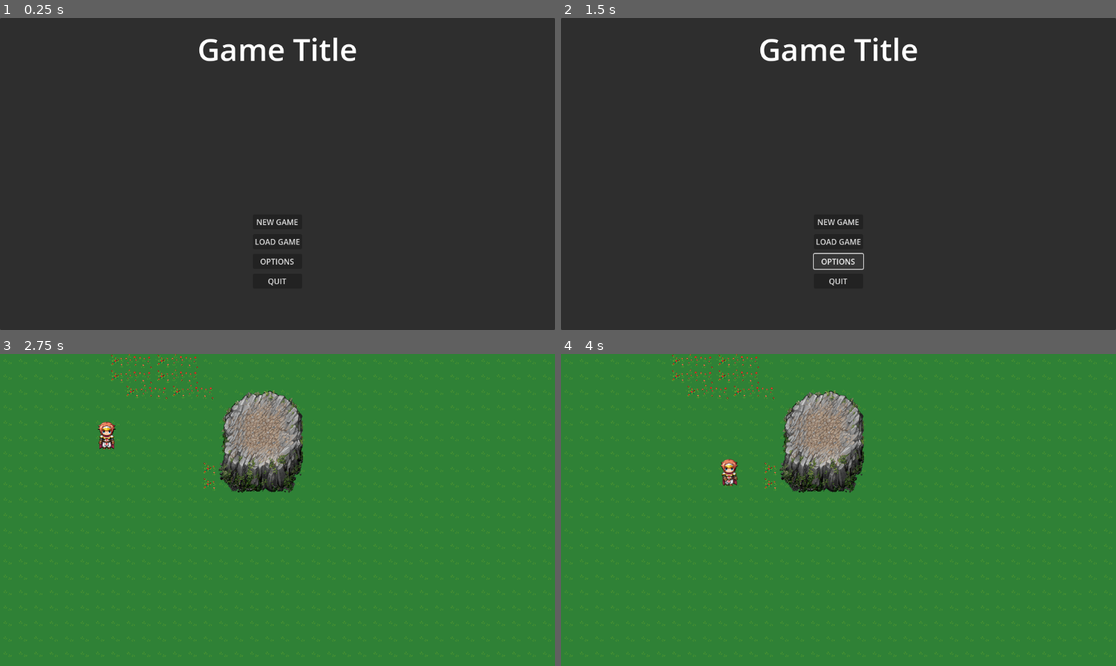
Above: before the commit, frames 1-4 (two rows, left to right).
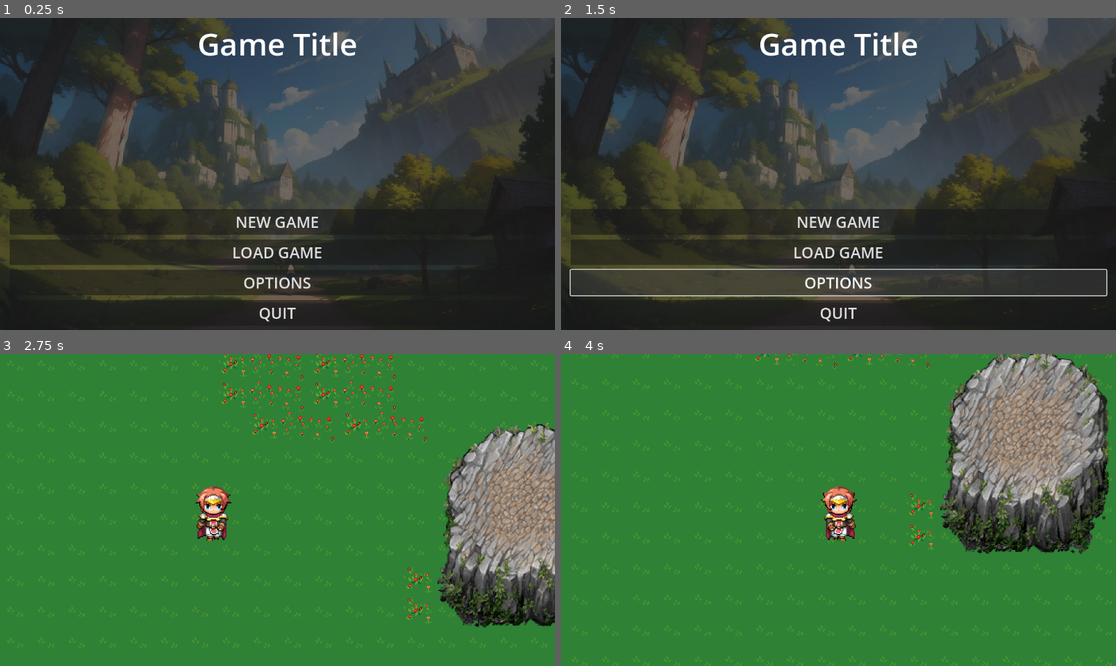
Above: after the commit, the same moments.

Repository: emre-buruk007/Godot-RPG
Game: Godot game, scene res://Scenes/GameScreens/main_menu.tscn
Two runs of this game, one before a commit and one after it. Both use one fixed random seed, a clock stepped at 60 frames per second and the inputs below.
Inputs:
- Up to frame 1 (0.25 s): no input
- Up to frame 2 (1.5 s): click "LOAD GAME" at 0.5 s; click "OPTIONS" at 1.25 s
- Up to frame 3 (2.75 s): click "NEW GAME" at 2 s
- Up to frame 4 (4 s): tap Enter at 2.75 s; hold Right (ui_right) 2.78-3.53 s; hold Down (ui_down) from 3.53 s (still down)

The runs differ from the first frame. In frame 1, 30% of the frame differs, in the area x 0-100%, y 0-100%; in frame 2, 32%; in frame 3, 20%; in frame 4, 24%.

Commit message:
Polished main menu a little, added some music

Diff:
--- a/Scenes/Characters/main_character.tscn
+++ b/Scenes/Characters/main_character.tscn
@@ -1,23 +1,7 @@
-[gd_scene load_steps=17 format=3 uid="uid://rr4utbe5gulh"]
+[gd_scene load_steps=13 format=3 uid="uid://rr4utbe5gulh"]
 
 [ext_resource type="Script" path="res://Scenes/Characters/Scripts/main_character.gd" id="1_6a6wu"]
 [ext_resource type="Texture2D" uid="uid://bdf1vgx0u8rsm" path="res://Assets/Characters/3_Actor1.png" id="1_ip201"]
-
-[sub_resource type="AtlasTexture" id="AtlasTexture_dp038"]
-atlas = ExtResource("1_ip201")
-region = Rect2(64, 0, 64, 64)
-
-[sub_resource type="AtlasTexture" id="AtlasTexture_rsgmf"]
-atlas = ExtResource("1_ip201")
-region = Rect2(64, 64, 64, 64)
-
-[sub_resource type="AtlasTexture" id="AtlasTexture_2j1mc"]
-atlas = ExtResource("1_ip201")
-region = Rect2(64, 128, 64, 64)
-
-[sub_resource type="AtlasTexture" id="AtlasTexture_in85x"]
-atlas = ExtResource("1_ip201")
-region = Rect2(64, 192, 64, 64)
 
 [sub_resource type="AtlasTexture" id="AtlasTexture_7ybdg"]
 atlas = ExtResource("1_ip201")
@@ -55,38 +39,6 @@
 animations = [{
 "frames": [{
 "duration": 1.0,
-"texture": SubResource("AtlasTexture_dp038")
-}],
-"loop": true,
-"name": &"IdleDown",
-"speed": 5.0
-}, {
-"frames": [{
-"duration": 1.0,
-"texture": SubResource("AtlasTexture_rsgmf")
-}],
-"loop": true,
-"name": &"IdleLeft",
-"speed": 5.0
-}, {
-"frames": [{
-"duration": 1.0,
-"texture": SubResource("AtlasTexture_2j1mc")
-}],
-"loop": true,
-"name": &"IdleRight",
-"speed": 5.0
-}, {
-"frames": [{
-"duration": 1.0,
-"texture": SubResource("AtlasTexture_in85x")
-}],
-"loop": true,
-"name": &"IdleUP",
-"speed": 5.0
-}, {
-"frames": [{
-"duration": 1.0,
 "texture": SubResource("AtlasTexture_7ybdg")
 }, {
 "duration": 1.0,
@@ -94,7 +46,7 @@
 }],
 "loop": true,
 "name": &"WalkingDown",
-"speed": 3.0
+"speed": 4.0
 }, {
 "frames": [{
 "duration": 1.0,
@@ -105,7 +57,7 @@
 }],
 "loop": true,
 "name": &"WalkingLeft",
-"speed": 3.0
+"speed": 4.0
 }, {
 "frames": [{
 "duration": 1.0,
@@ -116,7 +68,7 @@
 }],
 "loop": true,
 "name": &"WalkingRight",
-"speed": 3.0
+"speed": 4.0
 }, {
 "frames": [{
 "duration": 1.0,
@@ -127,7 +79,7 @@
 }],
 "loop": true,
 "name": &"WalkingUp",
-"speed": 3.0
+"speed": 4.0
 }]
 
 [sub_resource type="CapsuleShape2D" id="CapsuleShape2D_ufvj6"]
@@ -139,8 +91,15 @@
 
 [node name="AnimatedSprite2D" type="AnimatedSprite2D" parent="."]
 sprite_frames = SubResource("SpriteFrames_bpler")
-animation = &"IdleDown"
+animation = &"WalkingDown"
+frame_progress = 0.77015
 
 [node name="CollisionShape2D" type="CollisionShape2D" parent="."]
 position = Vector2(0, 4)
 shape = SubResource("CapsuleShape2D_ufvj6")
+
+[node name="Camera2D" type="Camera2D" parent="."]
+zoom = Vector2(2, 2)
+limit_left = 0
+limit_top = 0
+limit_smoothed = true
--- a/Scenes/GameScreens/Scripts/main_menu.gd
+++ b/Scenes/GameScreens/Scripts/main_menu.gd
@@ -1,9 +1,10 @@
 extends CanvasLayer
+@onready var audio_stream_player = $AudioStreamPlayer
 
 
 # Called when the node enters the scene tree for the first time.
 func _ready():
-	pass # Replace with function body.
+	audio_stream_player.play()
 
 
 # Called every frame. 'delta' is the elapsed time since the previous frame.
--- a/Scenes/GameScreens/main_menu.tscn
+++ b/Scenes/GameScreens/main_menu.tscn
@@ -1,9 +1,20 @@
-[gd_scene load_steps=2 format=3 uid="uid://c3kqjvexf0rdd"]
+[gd_scene load_steps=4 format=3 uid="uid://c3kqjvexf0rdd"]
 
 [ext_resource type="Script" path="res://Scenes/GameScreens/Scripts/main_menu.gd" id="1_frbp4"]
+[ext_resource type="AudioStream" uid="uid://byu8uxxxma41y" path="res://Assets/Music/BGM/Alexander Ehlers - Warped.mp3" id="2_e8me2"]
+[ext_resource type="Texture2D" uid="uid://0le80t2m4yj1" path="res://Assets/Images/main_menu.jpg" id="2_uyqlg"]
 
 [node name="MainMenu" type="CanvasLayer"]
 script = ExtResource("1_frbp4")
+
+[node name="TextureRect" type="TextureRect" parent="."]
+anchors_preset = 15
+anchor_right = 1.0
+anchor_bottom = 1.0
+grow_horizontal = 2
+grow_vertical = 2
+texture = ExtResource("2_uyqlg")
+expand_mode = 1
 
 [node name="PanelContainer" type="PanelContainer" parent="."]
 anchors_preset = 15
@@ -30,33 +41,37 @@
 horizontal_alignment = 1
 vertical_alignment = 1
 
-[node name="CenterContainer" type="CenterContainer" parent="PanelContainer/MarginContainer/VBoxContainer"]
+[node name="MenuButtons" type="VBoxContainer" parent="PanelContainer/MarginContainer/VBoxContainer"]
 layout_mode = 2
-
-[node name="MenuButtons" type="VBoxContainer" parent="PanelContainer/MarginContainer/VBoxContainer/CenterContainer"]
-layout_mode = 2
-focus_neighbor_top = NodePath("ButtonQuit")
-focus_neighbor_bottom = NodePath("ButtonNewGame")
 theme_override_constants/separation = 10
 
-[node name="ButtonNewGame" type="Button" parent="PanelContainer/MarginContainer/VBoxContainer/CenterContainer/MenuButtons"]
+[node name="ButtonNewGame" type="Button" parent="PanelContainer/MarginContainer/VBoxContainer/MenuButtons"]
 layout_mode = 2
+focus_neighbor_top = NodePath("../ButtonQuit")
 theme_override_constants/h_separation = 0
+theme_override_font_sizes/font_size = 32
 text = "NEW GAME"
 
-[node name="ButtonLoadGame" type="Button" parent="PanelContainer/MarginContainer/VBoxContainer/CenterContainer/MenuButtons"]
+[node name="ButtonLoadGame" type="Button" parent="PanelContainer/MarginContainer/VBoxContainer/MenuButtons"]
 layout_mode = 2
+theme_override_font_sizes/font_size = 32
 text = "LOAD GAME"
 
-[node name="ButtonOptions" type="Button" parent="PanelContainer/MarginContainer/VBoxContainer/CenterContainer/MenuButtons"]
+[node name="ButtonOptions" type="Button" parent="PanelContainer/MarginContainer/VBoxContainer/MenuButtons"]
 layout_mode = 2
+theme_override_font_sizes/font_size = 32
 text = "OPTIONS"
 
-[node name="ButtonQuit" type="Button" parent="PanelContainer/MarginContainer/VBoxContainer/CenterContainer/MenuButtons"]
+[node name="ButtonQuit" type="Button" parent="PanelContainer/MarginContainer/VBoxContainer/MenuButtons"]
 layout_mode = 2
+focus_neighbor_bottom = NodePath("../ButtonNewGame")
+theme_override_font_sizes/font_size = 32
 text = "QUIT"
 
-[connection signal="pressed" from="PanelContainer/MarginContainer/VBoxContainer/CenterContainer/MenuButtons/ButtonNewGame" to="." method="_on_button_new_game_pressed"]
-[connection signal="pressed" from="PanelContainer/MarginContainer/VBoxContainer/CenterContainer/MenuButtons/ButtonLoadGame" to="." method="_on_button_load_game_pressed"]
-[connection signal="pressed" from="PanelContainer/MarginContainer/VBoxContainer/CenterContainer/MenuButtons/ButtonOptions" to="." method="_on_button_options_pressed"]
-[connection signal="pressed" from="PanelContainer/MarginContainer/VBoxContainer/CenterContainer/MenuButtons/ButtonQuit" to="." method="_on_button_quit_pressed"]
+[node name="AudioStreamPlayer" type="AudioStreamPlayer" parent="."]
+stream = ExtResource("2_e8me2")
+
+[connection signal="pressed" from="PanelContainer/MarginContainer/VBoxContainer/MenuButtons/ButtonNewGame" to="." method="_on_button_new_game_pressed"]
+[connection signal="pressed" from="PanelContainer/MarginContainer/VBoxContainer/MenuButtons/ButtonLoadGame" to="." method="_on_button_load_game_pressed"]
+[connection signal="pressed" from="PanelContainer/MarginContainer/VBoxContainer/MenuButtons/ButtonOptions" to="." method="_on_button_options_pressed"]
+[connection signal="pressed" from="PanelContainer/MarginContainer/VBoxContainer/MenuButtons/ButtonQuit" to="." method="_on_button_quit_pressed"]
--- a/project.godot
+++ b/project.godot
@@ -24,3 +24,7 @@
 2d_physics/layer_5="environment"
 2d_physics/layer_6="projectiles"
 2d_physics/layer_7="portals"
+
+[rendering]
+
+textures/canvas_textures/default_texture_filter=0
Binary file added: Assets/Images/main_menu.jpg
Not shown, added: Assets/Images/main_menu.jpg.import
Not shown, added: Assets/Music/BGM/Alexander Ehlers - Warped.mp3.import
Not shown, added: Assets/Music/BGM/Alexander Ehlers - Warped.mp3
